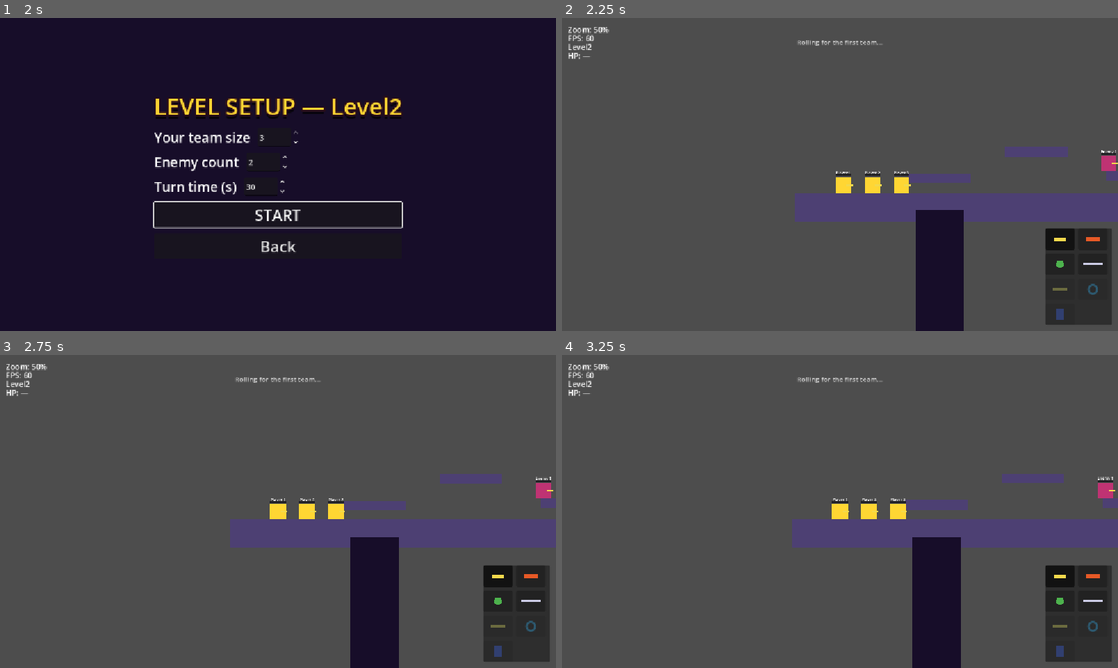
Above: before the commit, frames 1-4 (two rows, left to right).
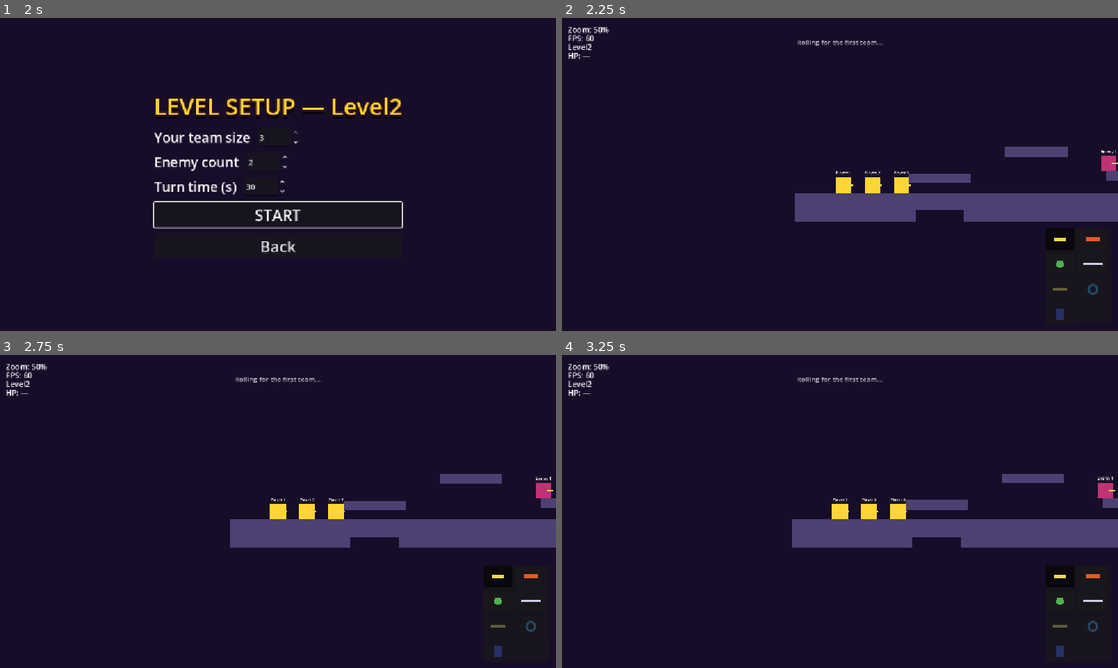
Above: after the commit, the same moments.

Repository: SDVGames-Studio/forms
Game: Godot game, scene res://Main.tscn
Same seed, same stepped clock (60 frames per second), same inputs: the game is played once before the commit and once after it.
Inputs (mouse positions are in pixels of both pictures, inside the frame that each line leads up to):
- Up to frame 1 (2 s): click "New game" at 0.5 s; click "Level 2" at 1.25 s
- Up to frame 2 (2.25 s): click "START" at 2 s
- Up to frame 3 (2.75 s): no input
- Up to frame 4 (3.25 s): click (1062, 577) at 2.77 s

Frame 1 is identical in both runs. In frame 2, 88% of the frame differs, in the area x 0-100%, y 0-100%; in frame 3, 87%; in frame 4, 87%.

Commit message:
fix(levels): screen-covering one-color background in all levels
Background moved into a BackgroundLayer CanvasLayer (layer -100) with a
full-rect ColorRect so the fill covers the viewport regardless of camera
position, zoom, or window size, instead of a fixed world-space rect that
left uncovered gaps. Applied to Level, Level2, Level3, Level4, LevelDuel;
regression test extended to assert the full-rect camera-independent
background (issue #190 rework feedback).

Diff:
--- a/Level.tscn
+++ b/Level.tscn
@@ -22,10 +22,15 @@
 [node name="Level" type="Node2D" groups=["level"]]
 script = ExtResource("9_lvlcfg")
 
-[node name="Background" type="ColorRect" parent="."]
-offset_top = 0.0
-offset_right = 1152.0
-offset_bottom = 648.0
+[node name="BackgroundLayer" type="CanvasLayer" parent="."]
+layer = -100
+
+[node name="Background" type="ColorRect" parent="BackgroundLayer"]
+anchors_preset = 15
+anchor_right = 1.0
+anchor_bottom = 1.0
+grow_horizontal = 2
+grow_vertical = 2
 color = Color(0.1, 0.12, 0.2, 1)
 mouse_filter = 2
 
--- a/Level2.tscn
+++ b/Level2.tscn
@@ -29,6 +29,18 @@
 
 [node name="Level2" type="Node2D" groups=["level"]]
 script = ExtResource("9_lvlcfg")
+
+[node name="BackgroundLayer" type="CanvasLayer" parent="."]
+layer = -100
+
+[node name="Background" type="ColorRect" parent="BackgroundLayer"]
+anchors_preset = 15
+anchor_right = 1.0
+anchor_bottom = 1.0
+grow_horizontal = 2
+grow_vertical = 2
+color = Color(0.09, 0.05, 0.16, 1)
+mouse_filter = 2
 
 [node name="Ground" type="StaticBody2D" parent="."]
 position = Vector2(1152, 588)
--- a/Level3.tscn
+++ b/Level3.tscn
@@ -23,10 +23,17 @@
 [node name="Level3" type="Node2D" groups=["level"]]
 script = ExtResource("9_lvlcfg")
 
-[node name="Background" type="ColorRect" parent="."]
-offset_right = 2304.0
-offset_bottom = 1152.0
+[node name="BackgroundLayer" type="CanvasLayer" parent="."]
+layer = -100
+
+[node name="Background" type="ColorRect" parent="BackgroundLayer"]
+anchors_preset = 15
+anchor_right = 1.0
+anchor_bottom = 1.0
+grow_horizontal = 2
+grow_vertical = 2
 color = Color(0.09, 0.05, 0.16, 1)
+mouse_filter = 2
 
 [node name="Line" type="StaticBody2D" parent="."]
 position = Vector2(1152, 540)
--- a/Level4.tscn
+++ b/Level4.tscn
@@ -26,10 +26,17 @@
 [node name="Level4" type="Node2D" groups=["level"]]
 script = ExtResource("9_lvlcfg")
 
-[node name="Background" type="ColorRect" parent="."]
-offset_right = 4096.0
-offset_bottom = 1152.0
+[node name="BackgroundLayer" type="CanvasLayer" parent="."]
+layer = -100
+
+[node name="Background" type="ColorRect" parent="BackgroundLayer"]
+anchors_preset = 15
+anchor_right = 1.0
+anchor_bottom = 1.0
+grow_horizontal = 2
+grow_vertical = 2
 color = Color(0.09, 0.05, 0.16, 1)
+mouse_filter = 2
 
 [node name="Line" type="StaticBody2D" parent="."]
 position = Vector2(2048, 540)
--- a/LevelDuel.tscn
+++ b/LevelDuel.tscn
@@ -12,6 +12,18 @@
 height = 64
 
 [node name="LevelDuel" type="Node2D" groups=["level"]]
+
+[node name="BackgroundLayer" type="CanvasLayer" parent="."]
+layer = -100
+
+[node name="Background" type="ColorRect" parent="BackgroundLayer"]
+anchors_preset = 15
+anchor_right = 1.0
+anchor_bottom = 1.0
+grow_horizontal = 2
+grow_vertical = 2
+color = Color(0.09, 0.05, 0.16, 1)
+mouse_filter = 2
 
 [node name="Ground" type="StaticBody2D" parent="."]
 position = Vector2(576, 588)
--- a/tests/test_issue190.gd
+++ b/tests/test_issue190.gd
@@ -7,7 +7,9 @@
 ##   - blasts outside the chunk leave it intact;
 ##   - LevelTerrain.gravity_vector points toward the nearest indestructible
 ##     surface and ignores destructible ground;
-##   - IndestructibleGround registers itself as a gravity source.
+##   - IndestructibleGround registers itself as a gravity source;
+##   - every level has a screen-covering one-color background (CanvasLayer
+##     with a full-rect ColorRect), per the rework follow-up.
 
 func _ready() -> void:
 	await get_tree().process_frame
@@ -64,6 +66,36 @@
 	if chunks == 0:
 		failures.append("blast must leave remainder destructible chunks")
 
+	# --- One-color background: screen-covering, camera-independent (rework).
+	var level_paths := [
+		"res://Level.tscn",
+		"res://Level2.tscn",
+		"res://Level3.tscn",
+		"res://Level4.tscn",
+		"res://LevelDuel.tscn",
+	]
+	for level_path in level_paths:
+		var level: Node = (load(level_path) as PackedScene).instantiate()
+		var layer := level.get_node_or_null("BackgroundLayer") as CanvasLayer
+		if layer == null:
+			failures.append("%s must have a BackgroundLayer CanvasLayer" % level_path)
+		elif layer.layer >= 0:
+			failures.append("%s BackgroundLayer must render below the world" % level_path)
+		var bg := level.get_node_or_null("BackgroundLayer/Background") as ColorRect
+		if bg == null:
+			failures.append("%s must have a Background ColorRect" % level_path)
+		else:
+			var full_rect: bool = bg.anchor_right == 1.0 and bg.anchor_bottom == 1.0 \
+				and bg.offset_left == 0.0 and bg.offset_top == 0.0 \
+				and bg.offset_right == 0.0 and bg.offset_bottom == 0.0
+			if not full_rect:
+				failures.append("%s background must be full-rect (cover the screen)" % level_path)
+			if bg.mouse_filter != Control.MOUSE_FILTER_IGNORE:
+				failures.append("%s background must ignore mouse input" % level_path)
+			if bg.color.a != 1.0:
+				failures.append("%s background must be an opaque one-color fill" % level_path)
+		level.free()
+
 	if failures.is_empty():
 		print("ISSUE190 OK: level design rework")
 	else:
